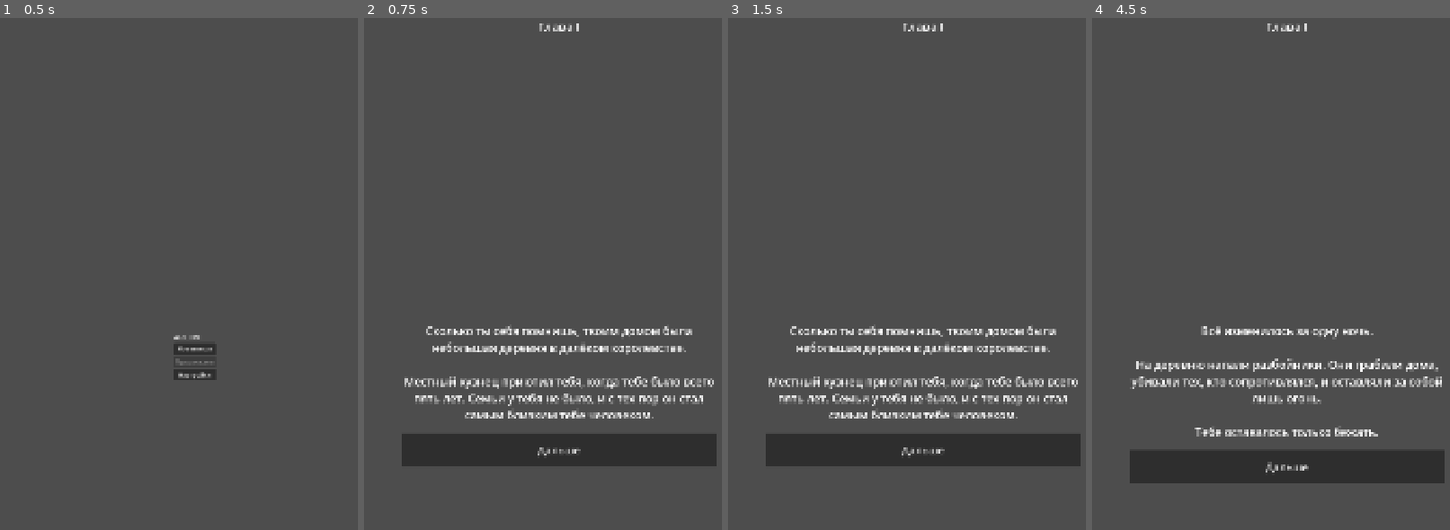
Above: before the commit, frames 1-4 (left to right).
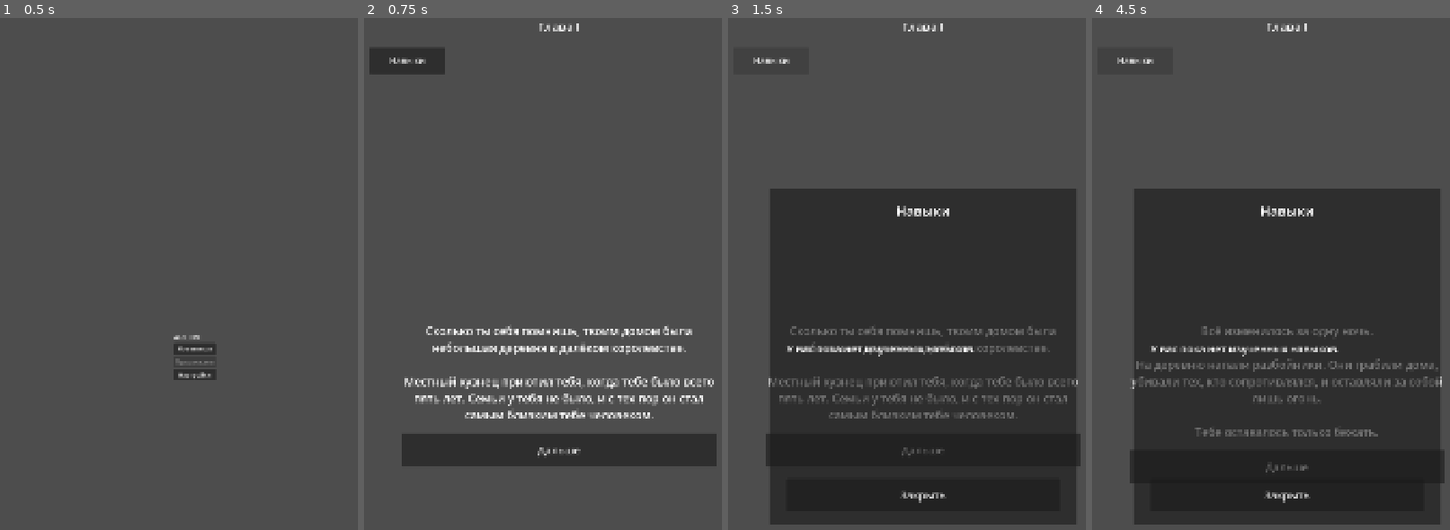
Above: after the commit, the same moments.

Repository: SayentLY/Alfheim
Game: Godot game, scene res://scenes/main_menu.tscn
Same seed, same stepped clock (60 frames per second), same inputs: the game is played once before the commit and once after it.
Inputs (mouse positions are in pixels of both pictures, inside the frame that each line leads up to):
- Up to frame 1 (0.5 s): no input
- Up to frame 2 (0.75 s): click "Новая игра" at 0.5 s
- Up to frame 3 (1.5 s): click (770, 58) at 1.25 s, where only the run after the commit has a clickable "Навыки"
- Up to frame 4 (4.5 s): click (1288, 494) at 2 s, where only the run after the commit has a clickable "Закрыть"; click "Дальше" at 2.75 s; click "Дальше" at 3.5 s; click (1134, 58) at 4.25 s, where only the run after the commit has a clickable "Навыки"

Frame 1 is identical in both runs. In frame 2, 1.0% of the frame differs, in the area x 1-23%, y 5-12%; in frame 3, 51%, in the area x 7-98%, y 7-99%; in frame 4, 50%.
Error before the commit: Invalid access to property or key 'pressed' on a base object of type 'null instance'. (res://scripts/chapter_one.gd:26)

Commit message:
Add temporary skills UI

Diff:
--- a/scenes/chapter_one.tscn
+++ b/scenes/chapter_one.tscn
@@ -70,3 +70,65 @@
 layout_mode = 2
 theme_override_font_sizes/font_size = 28
 text = "Третий вариант"
+
+
+[node name="SkillsButton" type="Button" parent="."]
+layout_mode = 0
+offset_left = 35.0
+offset_top = 135.0
+offset_right = 235.0
+offset_bottom = 205.0
+theme_override_font_sizes/font_size = 24
+text = "Навыки"
+
+[node name="SkillsPanel" type="Panel" parent="."]
+visible = false
+layout_mode = 1
+anchors_preset = 8
+anchor_left = 0.5
+anchor_top = 0.5
+anchor_right = 0.5
+anchor_bottom = 0.5
+offset_left = -410.0
+offset_top = -450.0
+offset_right = 410.0
+offset_bottom = 450.0
+grow_horizontal = 2
+grow_vertical = 2
+
+[node name="PanelMargin" type="MarginContainer" parent="SkillsPanel"]
+layout_mode = 1
+anchors_preset = 15
+anchor_right = 1.0
+anchor_bottom = 1.0
+grow_horizontal = 2
+grow_vertical = 2
+theme_override_constants/margin_left = 45
+theme_override_constants/margin_top = 45
+theme_override_constants/margin_right = 45
+theme_override_constants/margin_bottom = 45
+
+[node name="SkillsVBox" type="VBoxContainer" parent="SkillsPanel/PanelMargin"]
+layout_mode = 2
+theme_override_constants/separation = 35
+
+[node name="Title" type="Label" parent="SkillsPanel/PanelMargin/SkillsVBox"]
+layout_mode = 2
+theme_override_font_sizes/font_size = 36
+text = "Навыки"
+horizontal_alignment = 1
+
+[node name="SkillsList" type="Label" parent="SkillsPanel/PanelMargin/SkillsVBox"]
+custom_minimum_size = Vector2(0, 620)
+layout_mode = 2
+size_flags_vertical = 3
+theme_override_font_sizes/font_size = 28
+text = "У вас пока нет изученных навыков."
+vertical_alignment = 1
+autowrap_mode = 2
+
+[node name="CloseButton" type="Button" parent="SkillsPanel/PanelMargin/SkillsVBox"]
+custom_minimum_size = Vector2(0, 90)
+layout_mode = 2
+theme_override_font_sizes/font_size = 28
+text = "Закрыть"
